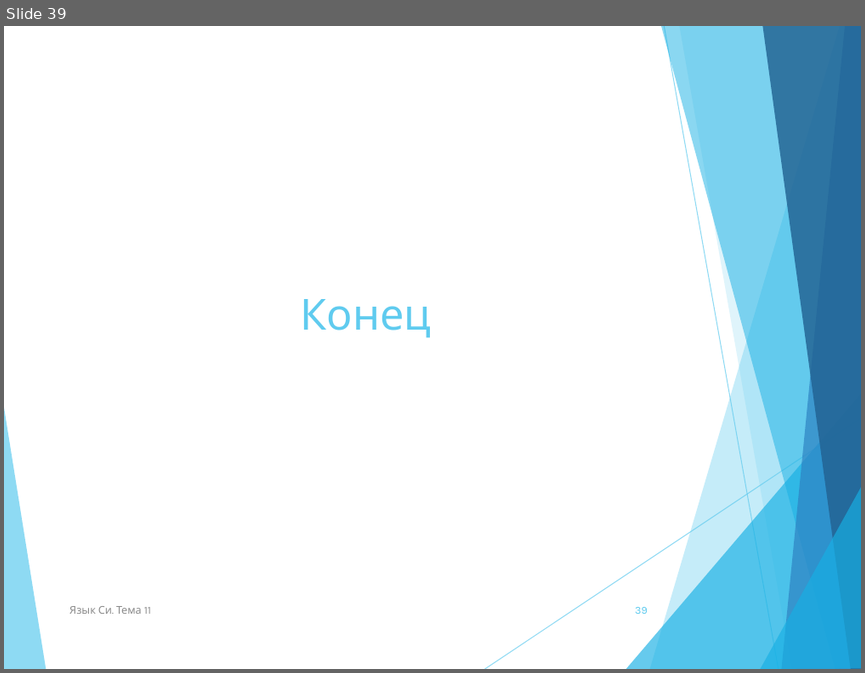
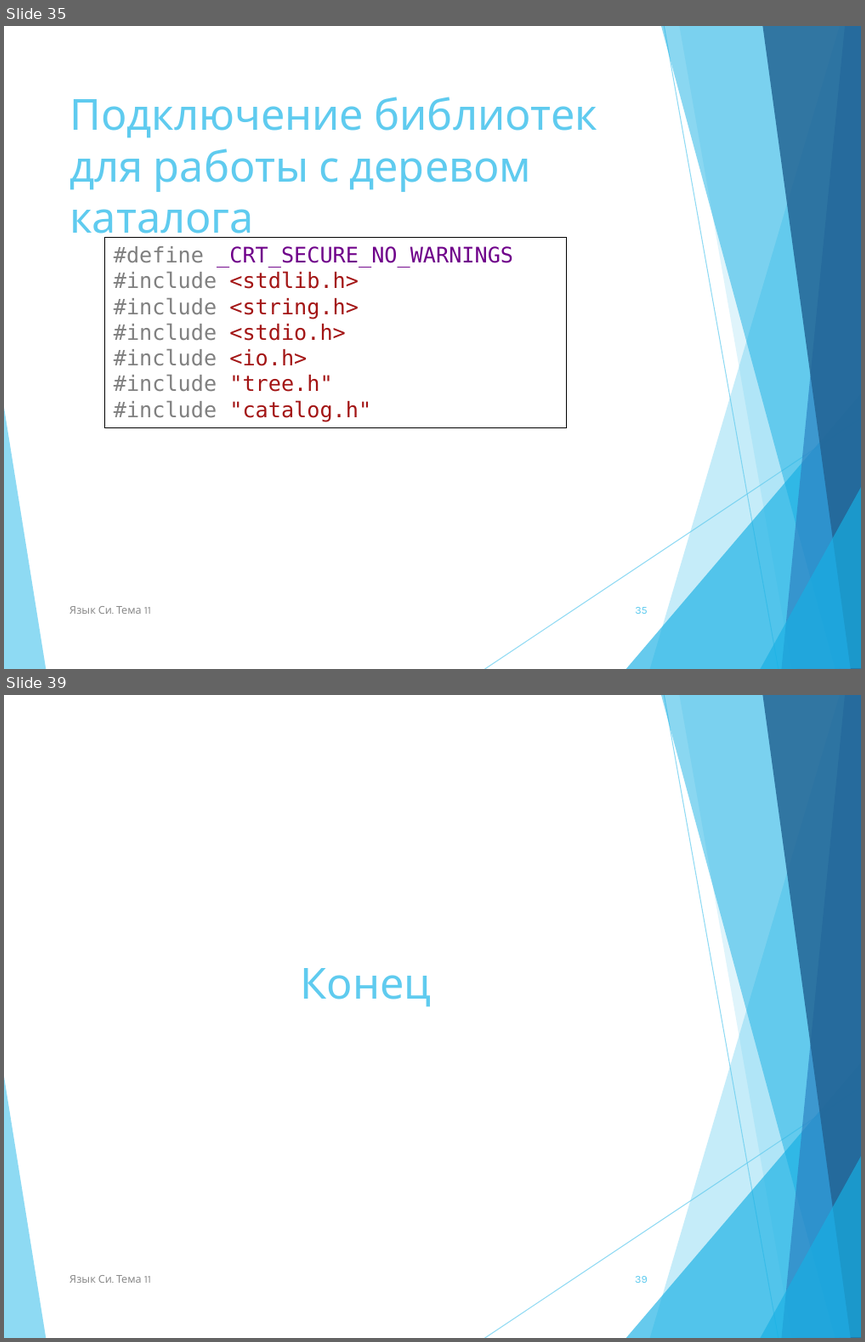
Before and after one commit to NIIT-2020/lection_c, a slide deck: 11 Динамические структуры данных.pptx. Shown one above the other, each under a label of ours: slide 39 before the commit, slides 35 and 39 after it; the slides between them are not shown. The pictures are 865x673 and 865x1342 pixels, drawn with LibreOffice and Linux fonts; fonts in the diff are those of the drawing. Boxes give left, top, right and bottom in pixels: in the first picture for what was removed or moved away, otherwise in the second. Text is boxed around its words. In the diff, an @@ line names an element or a change of style, - is before the commit and + after.

```diff
--- a/11 Динамические структуры данных.pptx
+++ b/11 Динамические структуры данных.pptx
@@ slide 35 added at box(4, 26, 861, 669), background #FFFFFF; not listed: 10 template elements that a slide beside it also shows @@
@@ title added at box(69, 97, 597, 244), 36 pt, text #5FCBEF @@
+Подключение библиотек для работы с деревом каталога
@@ rectangle added at box(105, 238, 566, 428), outline #000000 0.75 pt, 18 pt, text #808080 @@
+#define _CRT_SECURE_NO_WARNINGS
+#include <stdlib.h>
+#include <string.h>
+#include <stdio.h>
+#include <io.h>
+#include "tree.h"
+#include "catalog.h"
@@ text added at box(69, 606, 151, 613), 9 pt, text #8C8C8C @@
+Язык Си. Тема 11
@@ page number added at box(635, 607, 647, 613), 9 pt, text #5FCBEF @@
+35
```
Also in this commit, not shown: 9 slides changed, 1 slide removed.
